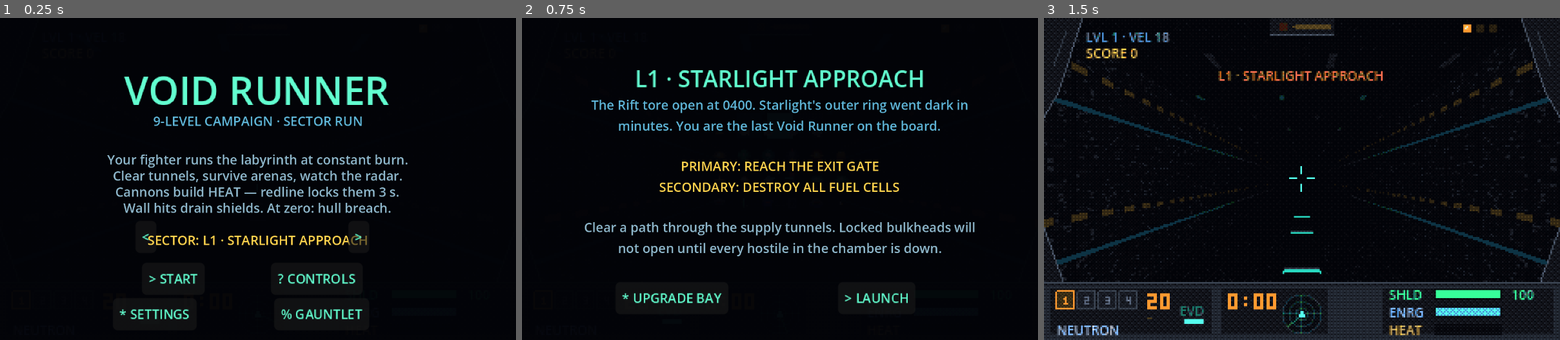
Above: before the commit, frames 1-3 (left to right).
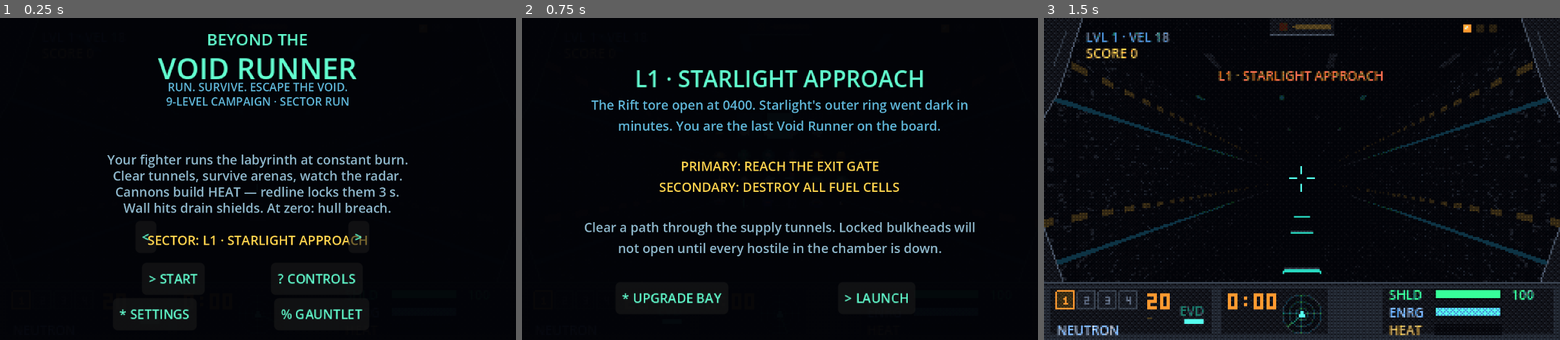
Above: after the commit, the same moments.

Repository: NCSTATEPACK16/VoidRunner
Game: Godot game, scene res://scenes/game.tscn
Same seed, same stepped clock (60 frames per second), same inputs: the game is played once before the commit and once after it.
Inputs:
- Up to frame 1 (0.25 s): no input
- Up to frame 2 (0.75 s): click "> START" at 0.5 s
- Up to frame 3 (1.5 s): click "> LAUNCH" at 1.25 s

The runs differ from the first frame. In frame 1, 4.6% of the frame differs, in the area x 24-76%, y 5-34%; in frame 2, less than 0.1%; in frame 3, nothing differs.

Commit message:
Restyle start screen hero: two-line title + tagline
BEYOND THE / VOID RUNNER stacked title plus a tagline, echoing the
BeyondTheVoid Figma hero, compressed to fit the 320x200 start screen.

Diff:
--- a/scripts/overlays.gd
+++ b/scripts/overlays.gd
@@ -195,9 +195,11 @@
 
 func _build_start() -> void:
 	var p := _panel("start")
-	_title(p, "VOID RUNNER", 24, TITLE_COL)
-	_line(p, 58, "9-LEVEL CAMPAIGN · SECTOR RUN", 8, Color("5fb6d8"))
-	_high_label = _line(p, 70, "", 8, KEY_COL)
+	_title(p, "BEYOND THE", 10, TITLE_COL, 6)
+	_title(p, "VOID RUNNER", 18, TITLE_COL, 18)
+	_line(p, 38, "RUN. SURVIVE. ESCAPE THE VOID.", 7, Color("5fb6d8"))
+	_line(p, 47, "9-LEVEL CAMPAIGN · SECTOR RUN", 7, Color("5fb6d8"))
+	_high_label = _line(p, 56, "", 7, KEY_COL)
 	_line(p, 82, "Your fighter runs the labyrinth at constant burn.", 8, TEXT_COL)
 	_line(p, 92, "Clear tunnels, survive arenas, watch the radar.", 8, TEXT_COL)
 	_line(p, 102, "Cannons build HEAT — redline locks them 3 s.", 8, TEXT_COL)
